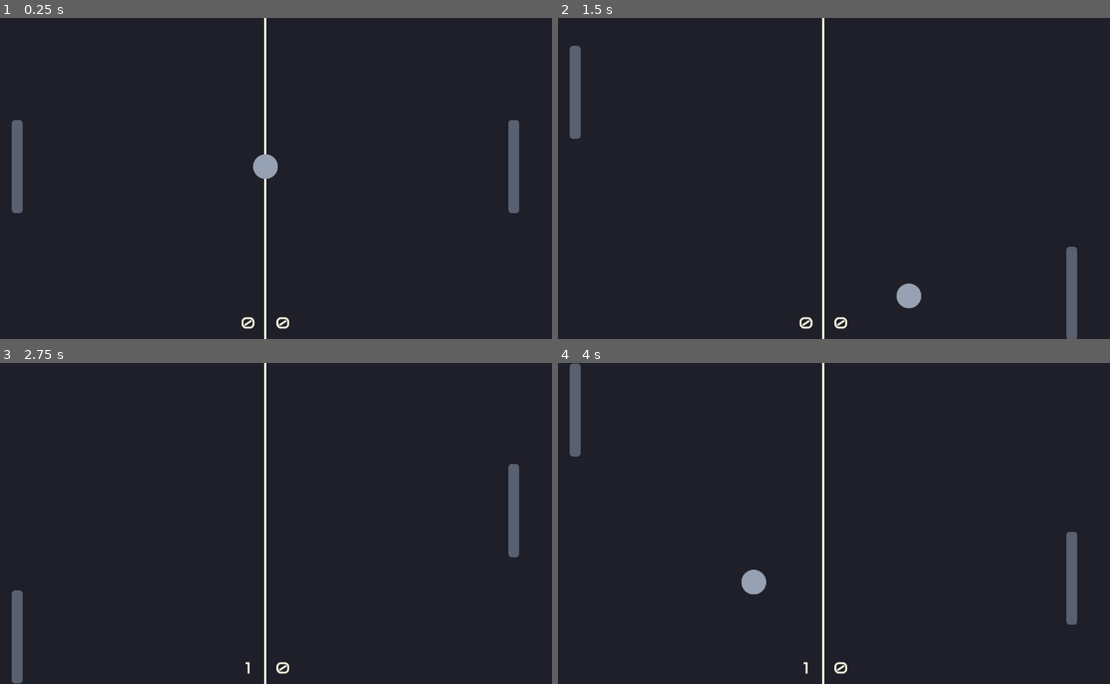
Above: before the commit, frames 1-4 (two rows, left to right).
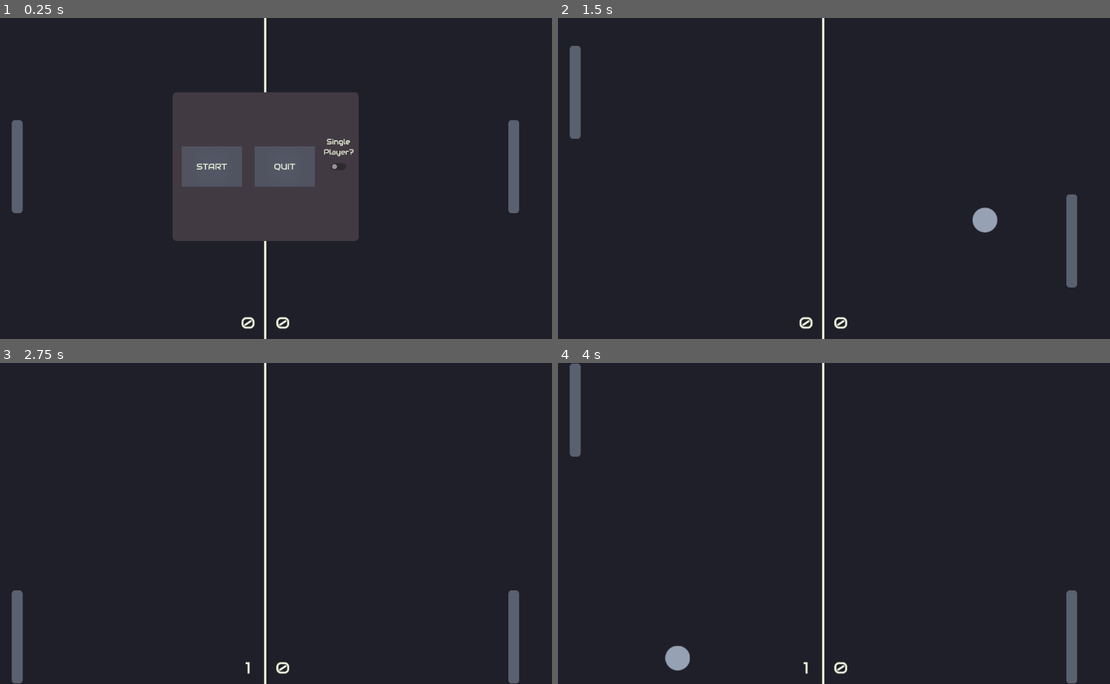
Above: after the commit, the same moments.

Repository: blackinferno1000/pong
Game: Godot game, scene res://scenes/main.tscn
The game is run twice, just before and just after one commit, with the same random seed, the same clock (stepped at 60 frames per second) and the same inputs.
Inputs (mouse positions are in pixels of both pictures, inside the frame that each line leads up to):
- Up to frame 1 (0.25 s): no input
- Up to frame 2 (1.5 s): click (767, 165) at 0.5 s, where only the run after the commit has a clickable "START"; hold W (p1_up) from 1.28 s (still down); hold Down (p2_down) from 1.28 s (still down)
- Up to frame 3 (2.75 s): tap Up (p2_up) at 1.55, 2.1 s; release W (p1_up) at 2.03 s; release Down (p2_down) at 2.03 s; hold S (p1_down) from 2.03 s (still down); tap Down (p2_down) at 2.3 s
- Up to frame 4 (4 s): release S (p1_down) at 2.78 s; hold Down (p2_down) 2.78-3.53 s; hold W (p1_up) from 2.78 s (still down); tap Up (p2_up) at 3.05, 3.6 s; tap Down (p2_down) at 3.8 s

The runs differ from the first frame. In frame 1, 15% of the frame differs, in the area x 31-65%, y 23-70%; in frame 2, 1.2%; in frame 3, 1.1%; in frame 4, 1.3%.

Commit message:
gameplay and menus complete

Diff:
--- a/scenes/main.tscn
+++ b/scenes/main.tscn
@@ -1,21 +1,27 @@
-[gd_scene load_steps=6 format=3 uid="uid://cj4wr6qe1f1po"]
+[gd_scene load_steps=9 format=3 uid="uid://cj4wr6qe1f1po"]
 
 [ext_resource type="Script" uid="uid://00cmhwxfqfyb" path="res://scenes/scripts/game_manager.gd" id="1_0wfyh"]
 [ext_resource type="PackedScene" uid="uid://vgnivv535ydk" path="res://scenes/objects/paddle.tscn" id="2_sugp2"]
 [ext_resource type="PackedScene" uid="uid://cy50q34mgao7s" path="res://scenes/objects/collider.tscn" id="3_sugp2"]
 [ext_resource type="PackedScene" uid="uid://b0x57a1clf25g" path="res://scenes/objects/goal.tscn" id="4_jyhfs"]
 [ext_resource type="PackedScene" uid="uid://dfbkm86lw6pun" path="res://scenes/objects/ball.tscn" id="5_tbgi4"]
+[ext_resource type="PackedScene" uid="uid://otba86tmjtyn" path="res://scenes/user_interface/main_menu.tscn" id="6_o6xl0"]
+[ext_resource type="PackedScene" uid="uid://db4bj6j0ajpvn" path="res://scenes/user_interface/pause_menu.tscn" id="7_tipki"]
+[ext_resource type="FontFile" uid="uid://5xs0ixkidtd1" path="res://assets/Audiowide-Regular.ttf" id="8_tipki"]
 
 [node name="GameManager" type="Node2D"]
+process_mode = 3
 script = ExtResource("1_0wfyh")
 
 [node name="Player 2" parent="." instance=ExtResource("2_sugp2")]
 unique_name_in_owner = true
+process_mode = 1
 position = Vector2(1075, 300)
 player = 1
 
 [node name="Player 1" parent="." instance=ExtResource("2_sugp2")]
 unique_name_in_owner = true
+process_mode = 1
 position = Vector2(75, 300)
 
 [node name="Divider" type="Line2D" parent="."]
@@ -29,6 +35,7 @@
 end_cap_mode = 2
 
 [node name="Borders" type="Node2D" parent="."]
+process_mode = 1
 
 [node name="Top" parent="Borders" instance=ExtResource("3_sugp2")]
 position = Vector2(575, -25)
@@ -37,6 +44,7 @@
 position = Vector2(575, 670)
 
 [node name="Goals" type="Node2D" parent="."]
+process_mode = 1
 
 [node name="P1_Goal" parent="Goals" instance=ExtResource("4_jyhfs")]
 position = Vector2(-25, 325)
@@ -47,11 +55,39 @@
 rotation = -1.5707964
 
 [node name="Timer" type="Timer" parent="."]
+process_mode = 1
 one_shot = true
-autostart = true
 
 [node name="Ball" parent="." instance=ExtResource("5_tbgi4")]
+process_mode = 1
 position = Vector2(575, 300)
+
+[node name="Main Menu" parent="." instance=ExtResource("6_o6xl0")]
+process_mode = 3
+offset_left = 575.0
+offset_top = 300.0
+offset_right = 575.0
+offset_bottom = 300.0
+
+[node name="Pause Menu" parent="." instance=ExtResource("7_tipki")]
+process_mode = 3
+visible = false
+offset_left = 575.0
+offset_top = 300.0
+offset_right = 575.0
+offset_bottom = 300.0
+
+[node name="Win Text" type="Label" parent="."]
+process_mode = 1
+offset_left = 300.0
+offset_top = 100.0
+offset_right = 891.0
+offset_bottom = 183.0
+grow_horizontal = 2
+grow_vertical = 2
+theme_override_fonts/font = ExtResource("8_tipki")
+theme_override_font_sizes/font_size = 64
+metadata/_edit_use_anchors_ = true
 
 [connection signal="body_entered" from="Goals/P1_Goal" to="." method="_on_p_1_goal_body_entered"]
 [connection signal="body_entered" from="Goals/P2_Goal" to="." method="_on_p_2_goal_body_entered"]
--- a/scenes/scripts/ball.gd
+++ b/scenes/scripts/ball.gd
@@ -11,8 +11,10 @@
 
 # Called when the node enters the scene tree for the first time.
 func _ready():
+	#get window size
 	win_size = get_viewport_rect().size
 
+#handles new ball position and direction
 func new_ball():
 	#random position
 	position.x = win_size.x/2
@@ -21,12 +23,14 @@
 	speed = START_SPEED
 	dir = random_direction()
 
+#gets random direction for ball
 func random_direction():
 	var new_dir := Vector2()
 	new_dir.x = [1, -1].pick_random()
 	new_dir.y = randf_range(1, 1)
 	return new_dir.normalized()
 
+#handles direction from bounces
 func new_direction(collider):
 	#get ball and colliding paddle distance
 	var ball_y = position.y
@@ -48,6 +52,7 @@
 
 # Called every frame. 'delta' is the elapsed time since the previous frame.
 func _physics_process(delta):
+	#ball movement and collisions
 	var collision = move_and_collide(dir * speed * delta)
 	var collider
 	if collision:
--- a/scenes/scripts/game_manager.gd
+++ b/scenes/scripts/game_manager.gd
@@ -1,49 +1,93 @@
 extends Node2D
 
+
 #fields
-@onready var player_1 = %"Player 1"
-@onready var player_2 = %"Player 2"
 var label_node = preload("res://scenes/user_interface/label.tscn")
-var screen_size
-@export_enum("Start", "Active", "Pause", "Game Over") var game_state: int = 0
 @export var score:Array[int] = [0,0]
+@export var goal = 5
 var p1_score_label
 var p2_score_label
-@export var speed:int = 300
+
 
 
 # Called when the node enters the scene tree for the first time.
 func _ready():
-#	instantiate score
+	#instantiate score
 	p1_score_label = instance(label_node, Vector2(520.0,595.0))
 	p2_score_label = instance(label_node, Vector2(590.0,595.0))
 
+	#get and connect menu buttons
+	var mainStart = get_node("Main Menu/HBoxContainer/Start")
+	mainStart.pressed.connect(on_start)
+	var mainQuit = get_node("Main Menu/HBoxContainer/Quit")
+	mainQuit.pressed.connect(on_quit)
+	var toggle = get_node("Main Menu/HBoxContainer/Toggle")
+	toggle.pressed.connect(on_toggle)
+	var pauseRestart = get_node("Pause Menu/HBoxContainer/Restart")
+	pauseRestart.pressed.connect(on_restart)
+	var pauseQuit = get_node("Pause Menu/HBoxContainer/Quit")
+	pauseQuit.pressed.connect(on_quit)
+
+#start button handler
+func on_start():
+	get_tree().paused = false
+	get_node("Main Menu").visible = not get_node("Main Menu").visible
+	$Ball.new_ball()
+
+#quit button handler
+func on_quit():
+	get_tree().quit()
+
+#cpu vs. player select
+func on_toggle():
+	get_node("%Player 2").cpu = not get_node("%Player 2").cpu
+
+#restart button handler
+func on_restart():
+	score = [0,0]
+	get_node("Win Text").visible = false
+	get_node("Pause Menu").visible = not get_node("Pause Menu").visible
+	get_node("Main Menu").visible = not get_node("Main Menu").visible
+
+#instantiating helper function
 func instance(inst, pos: Vector2):
-	var instance = inst.instantiate()
-	add_child(instance)
-	instance.position = pos
-	return instance
+	var instanced = inst.instantiate()
+	add_child(instanced)
+	instanced.position = pos
+	return instanced
 
-#quits game
+#pauses game and opens pause menu
 func _input(event):
 	if event.is_action_pressed("ui_cancel"):
-		get_tree().quit()
+		get_tree().paused = not get_tree().paused
+		get_node("Pause Menu").visible = not get_node("Pause Menu").visible
 
 # Called every frame. 'delta' is the elapsed time since the previous frame.
-func _physics_process(delta):
+func _physics_process(_delta):
+	#update score
 	p1_score_label.text = str(score[0])
 	p2_score_label.text = str(score[1])
 
-func _on_area_2d_area_entered(area):
-	print("collided!")
-
+#timer handler
 func _on_timer_timeout():
 	$Ball.new_ball()
 
-func _on_p_1_goal_body_entered(body):
+#handles when player 2 scores
+func _on_p_1_goal_body_entered(_body):
 	score[1] += 1
-	$Timer.start()
+	if(score[1] == goal):
+		get_node("Win Text").text = "PLAYER 2 WON!!!"
+		get_node("Win Text").visible = true
+		get_node("Pause Menu").visible = true
+	else:
+		$Timer.start()
 
-func _on_p_2_goal_body_entered(body):
+#handles when player 1 scores
+func _on_p_2_goal_body_entered(_body):
 	score[0] += 1
-	$Timer.start()
+	if(score[0] == goal):
+		get_node("Win Text").text = "PLAYER 1 WON!!!"
+		get_node("Win Text").visible = true
+		get_node("Pause Menu").visible = true
+	else:
+		$Timer.start()
--- a/scenes/scripts/paddle.gd
+++ b/scenes/scripts/paddle.gd
@@ -1,12 +1,13 @@
 extends StaticBody2D
 
 #fields
-@export var SPEED = 750
+@export var SPEED = 750.0
 @export_enum("Player 1", "Player 2") var player: int
+var cpu : bool = false
 var screen_size
 var ball_pos : Vector2
-var dist : int
-var move_by : int
+var dist : float
+var move_by : float
 var p_height : int = 190
 
 #functions
@@ -16,30 +17,32 @@
 	screen_size = Vector2(screen_size[0], screen_size[1] - 95)
 
 func _physics_process(delta):
-	#cpu logic
-	ball_pos = $"../Ball".position
-	dist = %"Player 2".position.y - ball_pos.y
-	if(abs(dist) > SPEED * delta):
-		move_by = (SPEED/4) * delta * (dist /abs(dist))
-	else:
-		move_by = dist * .5
-
-#	player 1 movement
+	#player 1 movement
 	if(player == 0):
 		if(Input.is_action_pressed("p1_up")):
 			position.y -= SPEED * delta
 		if(Input.is_action_pressed("p1_down")):
 			position.y += SPEED * delta
 
-	#cpu movement
-	%"Player 2".position.y -= move_by
+	#cpu check
+	if(cpu):
+		#cpu logic
+		ball_pos = $"../Ball".position
+		dist = %"Player 2".position.y - ball_pos.y
+		if(abs(dist) > SPEED * delta):
+			move_by = (SPEED/4) * delta * (dist /abs(dist))
+		else:
+			move_by = float(dist * .5)
 
-#	player 2 movement
-	if(player == 1):
-		if(Input.is_action_pressed("p2_up")):
-			position.y -= SPEED * delta
-		if(Input.is_action_pressed("p2_down")):
-			position.y += SPEED * delta
+		#cpu movement
+		%"Player 2".position.y -= move_by
+	else:
+		#player 2 movement
+		if(player == 1):
+			if(Input.is_action_pressed("p2_up")):
+				position.y -= SPEED * delta
+			if(Input.is_action_pressed("p2_down")):
+				position.y += SPEED * delta
 
 #	position clamp
 	position = position.clamp(Vector2(0,95), screen_size)
--- a/scenes/user_interface/main_menu.tscn
+++ b/scenes/user_interface/main_menu.tscn
@@ -4,17 +4,19 @@
 [ext_resource type="FontFile" uid="uid://5xs0ixkidtd1" path="res://assets/Audiowide-Regular.ttf" id="2_n0nnf"]
 
 [sub_resource type="StyleBoxFlat" id="StyleBoxFlat_xsm3n"]
-bg_color = Color(0.25490198, 0.22745098, 0.25882354, 0.5882353)
+bg_color = Color(0.25490198, 0.22745098, 0.25882354, 1)
 corner_radius_top_left = 8
 corner_radius_top_right = 8
 corner_radius_bottom_right = 8
 corner_radius_bottom_left = 8
 
-[node name="Menu" type="Control"]
+[node name="Main Menu" type="Control"]
 layout_mode = 3
-anchors_preset = 15
-anchor_right = 1.0
-anchor_bottom = 1.0
+anchors_preset = 8
+anchor_left = 0.5
+anchor_top = 0.5
+anchor_right = 0.5
+anchor_bottom = 0.5
 grow_horizontal = 2
 grow_vertical = 2
 
@@ -49,13 +51,13 @@
 theme_override_constants/separation = 25
 alignment = 1
 
-[node name="TextureButton" type="TextureButton" parent="HBoxContainer"]
+[node name="Start" type="TextureButton" parent="HBoxContainer"]
 layout_mode = 2
 size_flags_horizontal = 4
 size_flags_vertical = 4
 texture_normal = ExtResource("1_xsm3n")
 
-[node name="Label" type="Label" parent="HBoxContainer/TextureButton"]
+[node name="Label" type="Label" parent="HBoxContainer/Start"]
 layout_mode = 1
 anchors_preset = 8
 anchor_left = 0.5
@@ -74,13 +76,13 @@
 horizontal_alignment = 1
 vertical_alignment = 1
 
-[node name="TextureButton2" type="TextureButton" parent="HBoxContainer"]
+[node name="Quit" type="TextureButton" parent="HBoxContainer"]
 layout_mode = 2
 size_flags_horizontal = 4
 size_flags_vertical = 4
 texture_normal = ExtResource("1_xsm3n")
 
-[node name="Label2" type="Label" parent="HBoxContainer/TextureButton2"]
+[node name="Label2" type="Label" parent="HBoxContainer/Quit"]
 layout_mode = 1
 anchors_preset = 8
 anchor_left = 0.5
@@ -99,12 +101,12 @@
 horizontal_alignment = 1
 vertical_alignment = 1
 
-[node name="CheckButton" type="CheckButton" parent="HBoxContainer"]
+[node name="Toggle" type="CheckButton" parent="HBoxContainer"]
 layout_mode = 2
 size_flags_horizontal = 4
 size_flags_vertical = 4
 
-[node name="Label2" type="Label" parent="HBoxContainer/CheckButton"]
+[node name="Label2" type="Label" parent="HBoxContainer/Toggle"]
 layout_mode = 1
 anchors_preset = 5
 anchor_left = 0.5
--- a/scenes/user_interface/pause_menu.tscn
+++ b/scenes/user_interface/pause_menu.tscn
@@ -4,13 +4,13 @@
 [ext_resource type="FontFile" uid="uid://5xs0ixkidtd1" path="res://assets/Audiowide-Regular.ttf" id="2_jd7q4"]
 
 [sub_resource type="StyleBoxFlat" id="StyleBoxFlat_byjwm"]
-bg_color = Color(0.25490198, 0.22745098, 0.25882354, 0.5882353)
+bg_color = Color(0.25490198, 0.22745098, 0.25882354, 1)
 corner_radius_top_left = 8
 corner_radius_top_right = 8
 corner_radius_bottom_right = 8
 corner_radius_bottom_left = 8
 
-[node name="Control" type="Control"]
+[node name="Pause Menu" type="Control"]
 layout_mode = 3
 anchors_preset = 15
 anchor_right = 1.0
@@ -49,13 +49,13 @@
 theme_override_constants/separation = 25
 alignment = 1
 
-[node name="TextureButton" type="TextureButton" parent="HBoxContainer"]
+[node name="Restart" type="TextureButton" parent="HBoxContainer"]
 layout_mode = 2
 size_flags_horizontal = 4
 size_flags_vertical = 4
 texture_normal = ExtResource("1_8p2u1")
 
-[node name="Label" type="Label" parent="HBoxContainer/TextureButton"]
+[node name="Label" type="Label" parent="HBoxContainer/Restart"]
 layout_mode = 1
 anchors_preset = 8
 anchor_left = 0.5
@@ -74,13 +74,13 @@
 horizontal_alignment = 1
 vertical_alignment = 1
 
-[node name="TextureButton2" type="TextureButton" parent="HBoxContainer"]
+[node name="Quit" type="TextureButton" parent="HBoxContainer"]
 layout_mode = 2
 size_flags_horizontal = 4
 size_flags_vertical = 4
 texture_normal = ExtResource("1_8p2u1")
 
-[node name="Label2" type="Label" parent="HBoxContainer/TextureButton2"]
+[node name="Label2" type="Label" parent="HBoxContainer/Quit"]
 layout_mode = 1
 anchors_preset = 8
 anchor_left = 0.5
